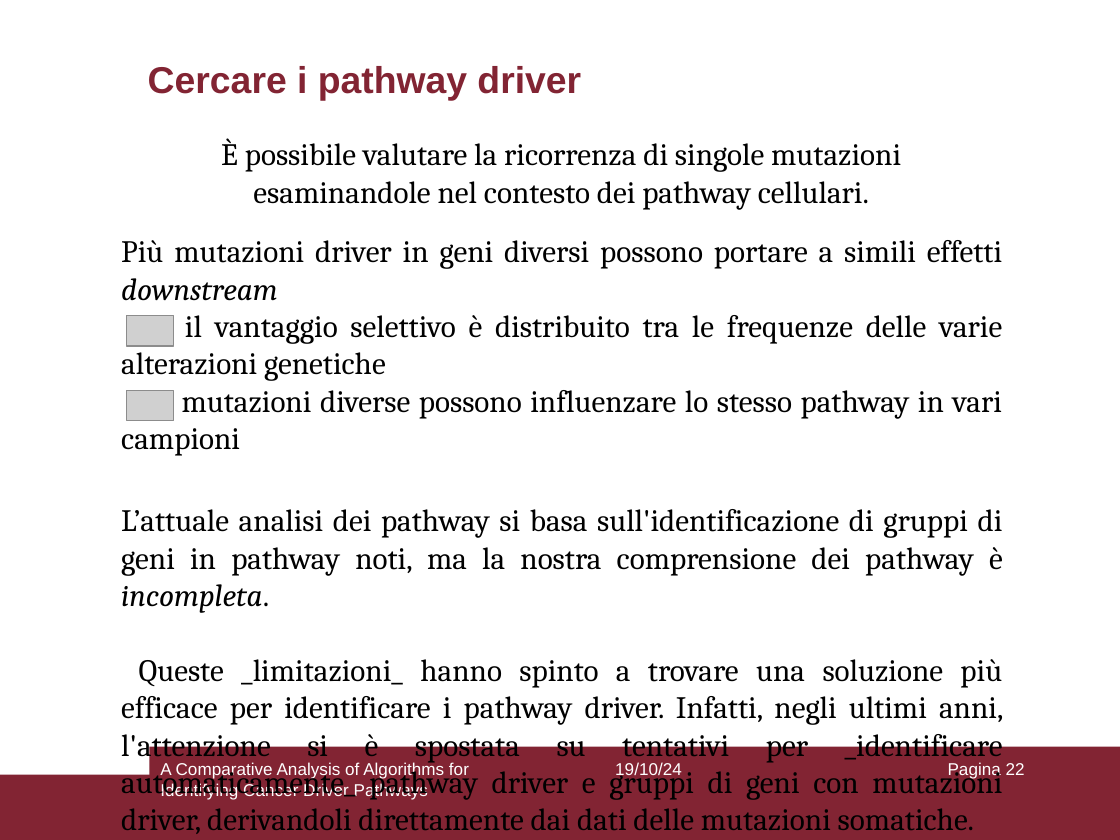
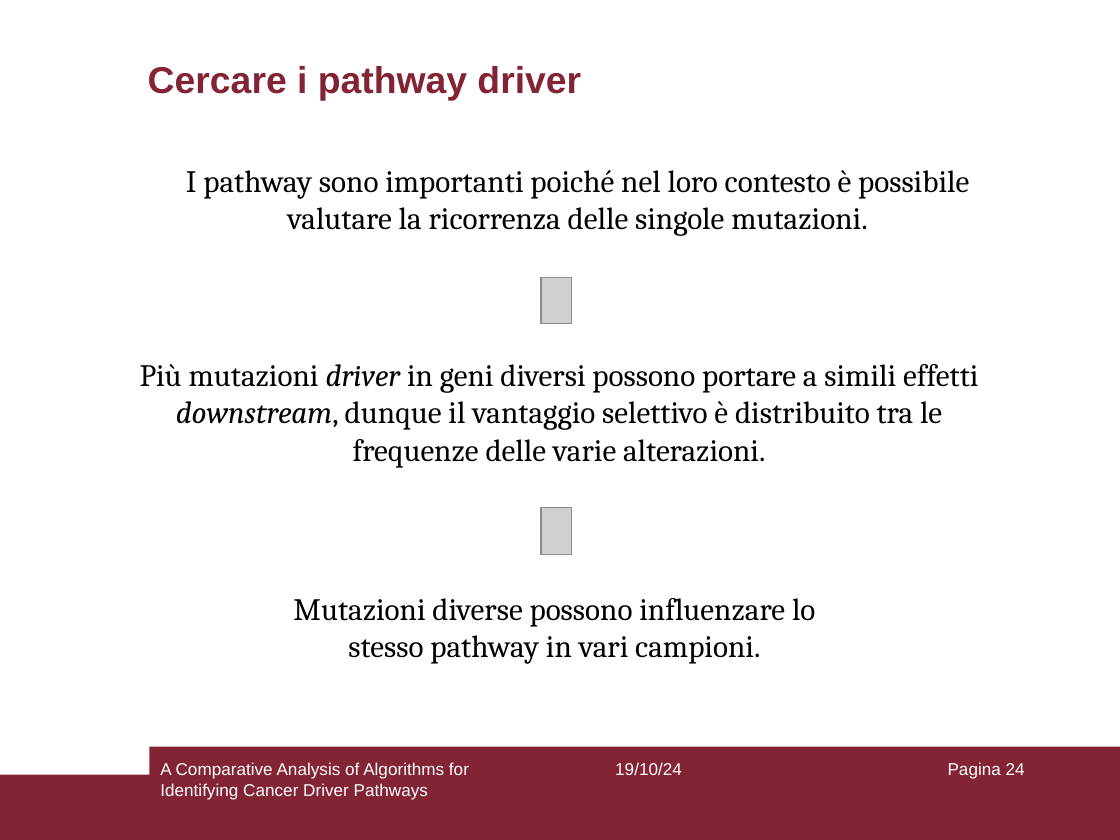
Before and after one commit to aflaag/bsc-thesis, a slide deck: slide 24 of presentation/slides.odp (slide 22 before the commit). Drawn at 1120x840 pixels with LibreOffice and Linux fonts; fonts in the diff are those of the drawing; grey boxes stand for pictures. Boxes give left, top, right and bottom in pixels: in the first picture for what was removed or moved away, otherwise in the second. Text is boxed around its words. In the diff, an @@ line names an element or a change of style, - is before the commit and + after.

```diff
--- a/presentation/slides.odp
+++ b/presentation/slides.odp
@@ text at [186, 170, 969, 236]: text changed @@
-È possibile valutare la ricorrenza di singole mutazioni esaminandole nel contesto dei pathway cellulari.
+I pathway sono importanti poiché nel loro contesto è possibile valutare la ricorrenza delle singole mutazioni.
@@ picture at [542, 277, 572, 324]: rotation 0 to 90 degrees @@
@@ text at [140, 364, 978, 467]: text changed @@
-Più mutazioni driver in geni diversi possono portare a simili effetti downstream
-il vantaggio selettivo è distribuito tra le frequenze delle varie alterazioni genetiche
-mutazioni diverse possono influenzare lo stesso pathway in vari campioni
+Più mutazioni driver in geni diversi possono portare a simili effetti downstream, dunque il vantaggio selettivo è distribuito tra le frequenze delle varie alterazioni.
@@ text removed at [121, 509, 1003, 834] @@
-L’attuale analisi dei pathway si basa sull'identificazione di gruppi di geni in pathway noti, ma la nostra comprensione dei pathway è incompleta.
-Queste _limitazioni_ hanno spinto a trovare una soluzione più efficace per identificare i pathway driver. Infatti, negli ultimi anni, l'attenzione si è spostata su tentativi per _identificare automaticamente_ pathway driver e gruppi di geni con mutazioni driver, derivandoli direttamente dai dati delle mutazioni somatiche.
@@ picture at [542, 507, 572, 554]: rotation 0 to 90 degrees @@
@@ text added at [293, 598, 815, 664], 20 pt, text #000000 @@
+Mutazioni diverse possono influenzare lo stesso pathway in vari campioni.
@@ page number at [948, 762, 1025, 779]: text changed @@
-Pagina 22
+Pagina 24
```
Also in this commit, not shown: 12 other slides changed, 5 slides added, 2 other files.
